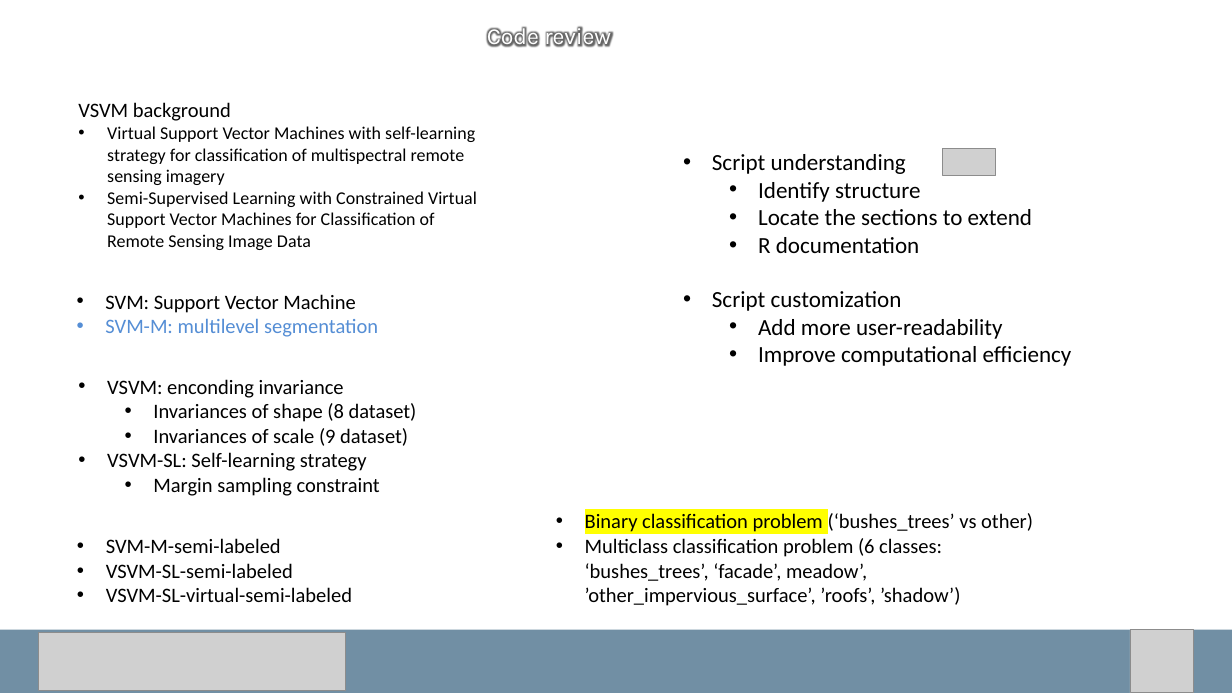
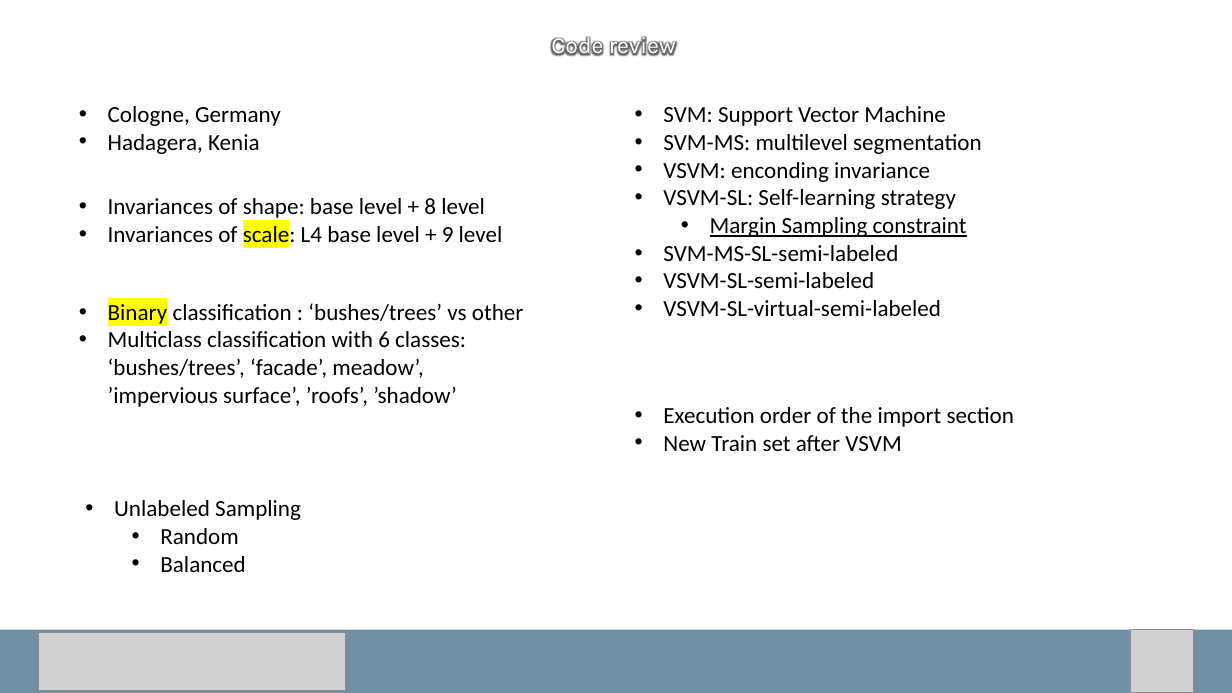
Before and after one commit to carls31/active-learning-virtual-SVM, a slide deck: slide 4 of presentation_CARLASSARA_10601118.pptx (slide 3 before the commit). Drawn at 1232x693 pixels with LibreOffice and Linux fonts; fonts in the diff are those of the drawing; grey boxes stand for pictures. Boxes give left, top, right and bottom in pixels: in the first picture for what was removed or moved away, otherwise in the second. Text is boxed around its words. In the diff, an @@ line names an element or a change of style, - is before the commit and + after.

```diff
--- a/presentation_CARLASSARA_10601118.pptx
+++ b/presentation_CARLASSARA_10601118.pptx
@@ text "Code review": place and size @@
-text "Code review" at box(487, 26, 611, 47)
+text "Code review" at box(551, 36, 676, 56)
@@ text removed at box(78, 102, 477, 250) @@
-VSVM background
-• Virtual Support Vector Machines with self-learning strategy for classification of multispectral remote sensing imagery
-• Semi-Supervised Learning with Constrained Virtual Support Vector Machines for Classification of Remote Sensing Image Data
@@ text added at box(108, 106, 281, 154), 18 pt, text #000000 @@
+• Cologne, Germany
+• Hadagera, Kenia
@@ text "SVM: Support Vector Machine": place and size @@
-text "SVM: Support Vector Machine" at box(105, 294, 378, 337)
+text "SVM: Support Vector Machine" at box(663, 106, 982, 316)
@@ text at box(663, 106, 946, 126): size 16 to 18 pt in "SVM: Support Vector Machine" @@
@@ text at box(663, 134, 982, 316): text changed; size 16 to 18 pt; text colour #558ED5 to #000000 @@
-• SVM-M: multilevel segmentation
+• SVM-MS: multilevel segmentation
+• VSVM: enconding invariance
+• VSVM-SL: Self-learning strategy
+  • Margin Sampling constraint
+• SVM-MS-SL-semi-labeled
+• VSVM-SL-semi-labeled
+• VSVM-SL-virtual-semi-labeled
@@ picture removed at box(943, 149, 995, 176) @@
@@ text added at box(108, 198, 503, 248), 18 pt, text #000000 @@
+• Invariances of shape: base level + 8 level
+• Invariances of scale: L4 base level + 9 level
@@ text removed at box(712, 291, 1072, 366) @@
-• Script customization
-  • Add more user-readability
-  • Improve computational efficiency
@@ text at box(108, 300, 524, 407): text changed; size 16 to 18 pt @@
-• Binary classification problem (‘bushes_trees’ vs other)
-• Multiclass classification problem (6 classes: ‘bushes_trees’, ‘facade’, meadow’, ’other_impervious_surface’, ’roofs’, ’shadow’)
+• Binary classification : ‘bushes/trees’ vs other
+• Multiclass classification with 6 classes: ‘bushes/trees’, ‘facade’, meadow’, ’impervious surface’, ’roofs’, ’shadow’
@@ text at box(663, 407, 1014, 451): text changed @@
-• Script understanding
-  • Identify structure
-  • Locate the sections to extend
-  • R documentation
+• Execution order of the import section
+• New Train set after VSVM
@@ text at box(114, 500, 301, 572): text changed; size 16 to 18 pt @@
-• VSVM: enconding invariance
-  • Invariances of shape (8 dataset)
-  • Invariances of scale (9 dataset)
-• VSVM-SL: Self-learning strategy
-  • Margin sampling constraint
+• Unlabeled Sampling
+  • Random
+  • Balanced
@@ text removed at box(106, 538, 352, 602) @@
-• SVM-M-semi-labeled
-• VSVM-SL-semi-labeled
-• VSVM-SL-virtual-semi-labeled
```
Also in this commit, not shown: 1 other slide changed, 1 slide added.
